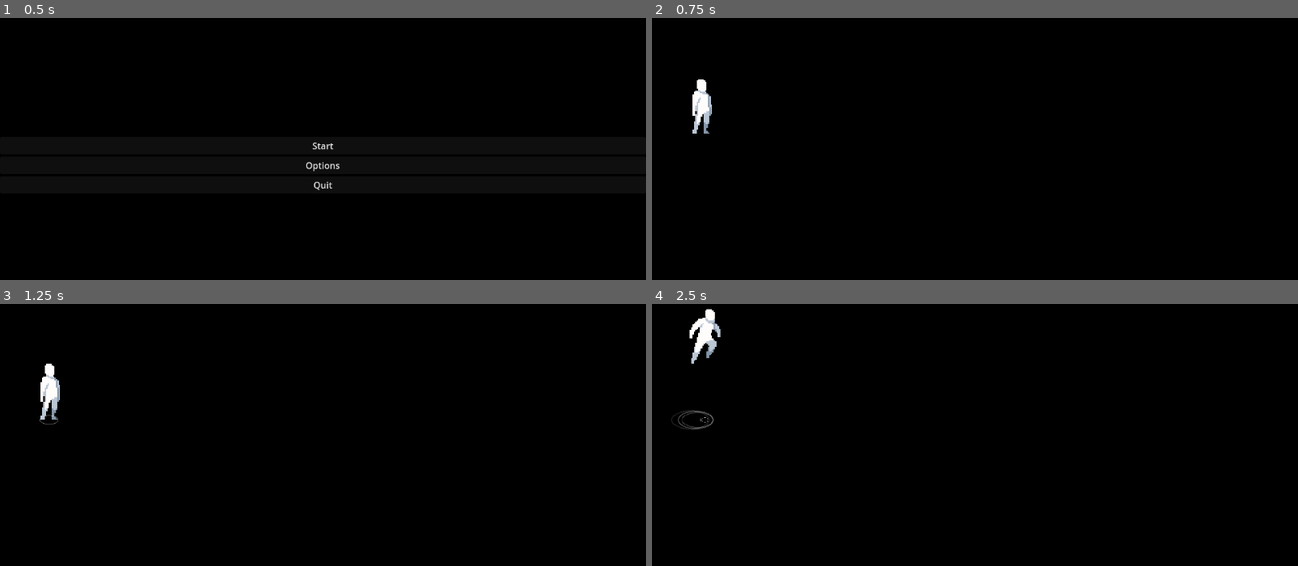
Above: before the commit, frames 1-4 (two rows, left to right).
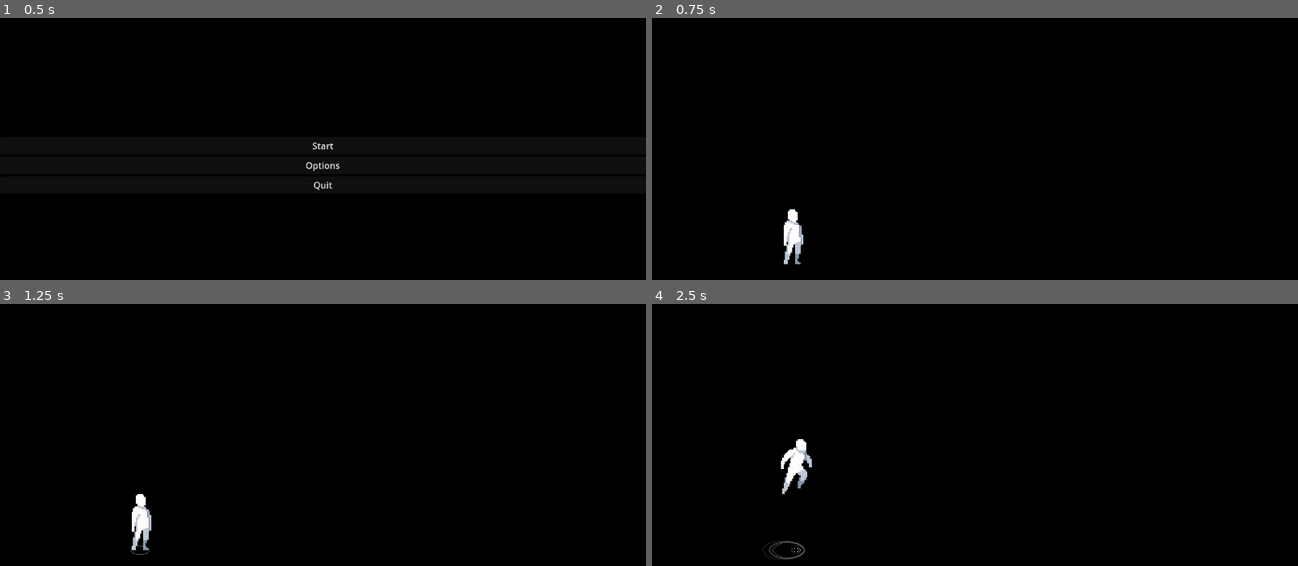
Above: after the commit, the same moments.

Repository: AlissonLamarque/Shovel-GameJam
Game: Godot game, scene res://scenes/main.tscn
Two runs of this game, one before a commit and one after it. Both use one fixed random seed, a clock stepped at 60 frames per second and the inputs below.
Inputs:
- Up to frame 1 (0.5 s): no input
- Up to frame 2 (0.75 s): click "Start" at 0.5 s
- Up to frame 3 (1.25 s): no input
- Up to frame 4 (2.5 s): hold Right (ui_right) from 1.28 s (still down); tap Down (slide) at 1.35, 2.1 s; tap Z (jump) at 1.52, 2.27 s

Frame 1 is identical in both runs. In frame 2, 0.9% of the frame differs, in the area x 6-24%, y 23-95%; in frame 3, 1.0%; in frame 4, 1.3%, in the area x 3-25%, y 1-98%.

Commit message:
Simplificando valores

Diff:
--- a/scenes/game.tscn
+++ b/scenes/game.tscn
@@ -9,19 +9,18 @@
 script = ExtResource("1_yqjtg")
 
 [node name="Camera2D" type="Camera2D" parent="."]
-position = Vector2(381, 257)
 scale = Vector2(4, 4)
 anchor_mode = 0
 zoom = Vector2(2.5, 2.5)
 
 [node name="StaticBody2D" type="StaticBody2D" parent="."]
-position = Vector2(416, 364)
+position = Vector2(0, 200)
 
 [node name="CollisionShape2D" type="CollisionShape2D" parent="StaticBody2D"]
 shape = SubResource("WorldBoundaryShape2D_e0exv")
 
 [node name="Player" parent="." instance=ExtResource("2_lnu2h")]
-position = Vector2(416, 364)
+position = Vector2(100, 200)
 
 [node name="AnimatedSprite2D" parent="Player" index="0"]
 animation = &"idle"
